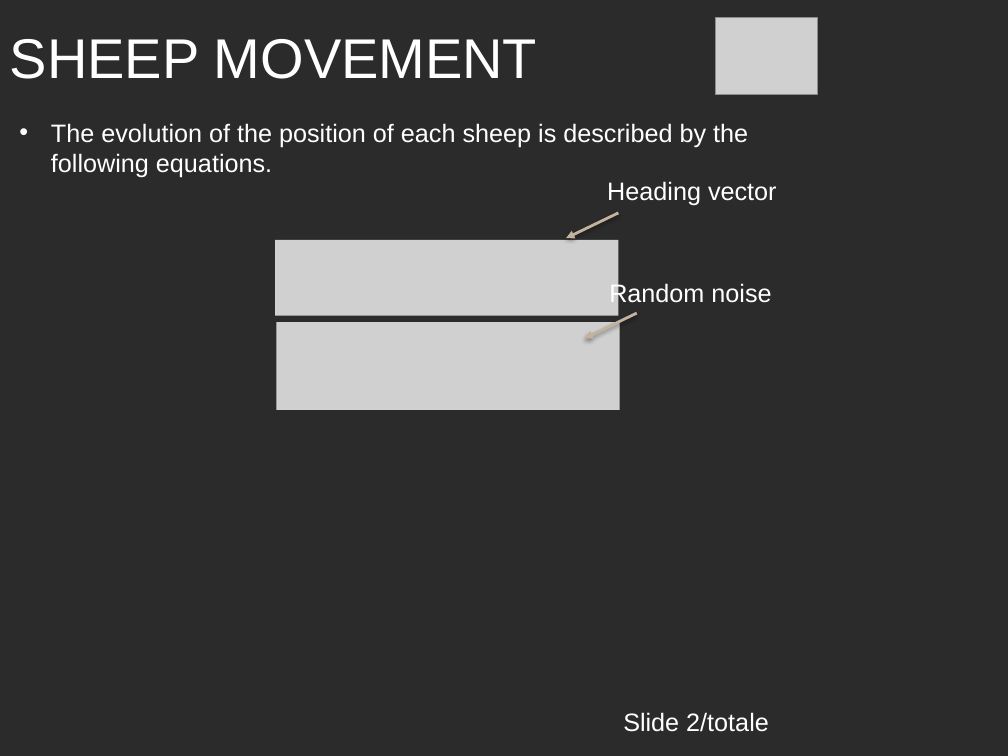
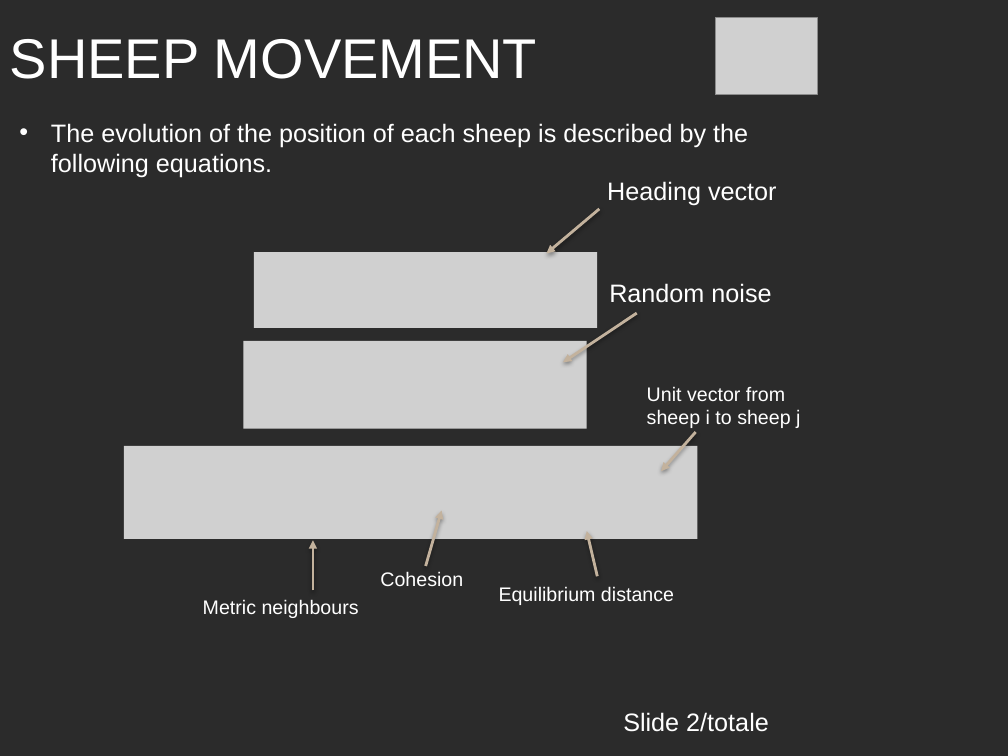
Before and after one commit to LorenzoCurcio/Progetto-ACTAM, a slide deck: slide 3 of Presentazione.pptx. Drawn at 1008x756 pixels with LibreOffice and Linux fonts; fonts in the diff are those of the drawing; grey boxes stand for pictures; background and template pictures are left out; a plain dark background stands for a picture behind light text. Boxes give left, top, right and bottom in pixels: in the first picture for what was removed or moved away, otherwise in the second. Text is boxed around its words. In the diff, an @@ line names an element or a change of style, - is before the commit and + after.

```diff
--- a/Presentazione.pptx
+++ b/Presentazione.pptx
@@ arrow moved from (619, 213) - (565, 238) to (600, 209) - (546, 253) @@
@@ picture: place and size @@
-picture at [275, 240, 619, 316]
+picture at [254, 252, 598, 328]
@@ arrow moved from (637, 313) - (585, 339) to (637, 313) - (563, 362) @@
@@ picture: place and size @@
-picture at [276, 323, 620, 410]
+picture at [244, 341, 588, 428]
@@ text added at [647, 386, 800, 428], 14 pt, text #FFFFFF @@
+Unit vector from sheep i to sheep j
@@ picture added at [124, 446, 698, 538] @@
@@ arrow added from (696, 432) to (661, 471), #C3B29D 2 pt @@
@@ arrow added from (425, 566) to (442, 510), #C3B29D 2 pt @@
@@ arrow added from (598, 577) to (587, 531), #C3B29D 2 pt @@
@@ arrow added from (312, 591) to (312, 540), #C3B29D 2 pt @@
@@ text added at [203, 599, 359, 618], 14 pt, text #FFFFFF @@
+Metric neighbours
@@ text added at [380, 571, 463, 586], 14 pt, text #FFFFFF @@
+Cohesion
@@ text added at [499, 586, 674, 605], 14 pt, text #FFFFFF @@
+Equilibrium distance
```
Also in this commit, not shown: 1 other slide changed, 9 slides added, 2 other files.
